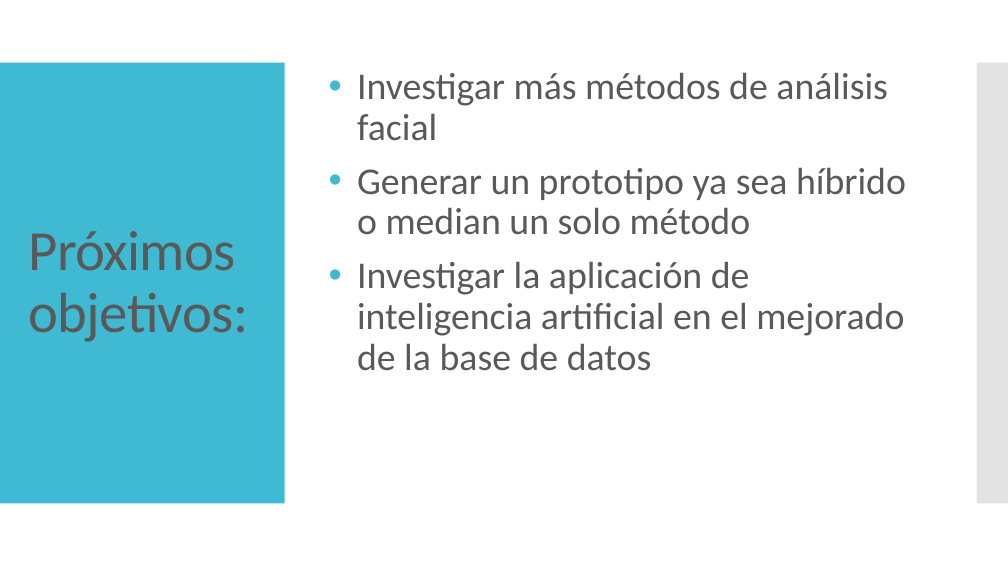
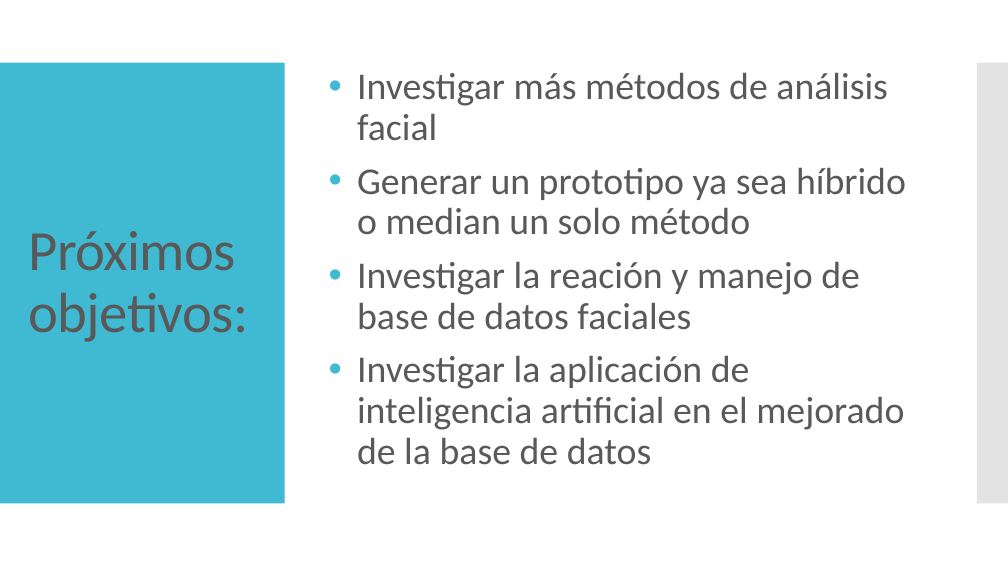
Before and after one commit to ASSD-Grupo-4-2020/TP-4, a slide deck: slide 12 of ppts/facial_recognition.pptx. Drawn at 1008x567 pixels with LibreOffice and Linux fonts; fonts in the diff are those of the drawing. Boxes give left, top, right and bottom in pixels: in the first picture for what was removed or moved away, otherwise in the second. Text is boxed around its words. In the diff, an @@ line names an element or a change of style, - is before the commit and + after.

```diff
--- a/ppts/facial_recognition.pptx
+++ b/ppts/facial_recognition.pptx
@@ text at <box>357,261,860,330</box>: paragraph added @@
+• Investigar la reación y manejo de base de datos faciales
```
Also in this commit, not shown: 1 other slide changed, 35 other files.
